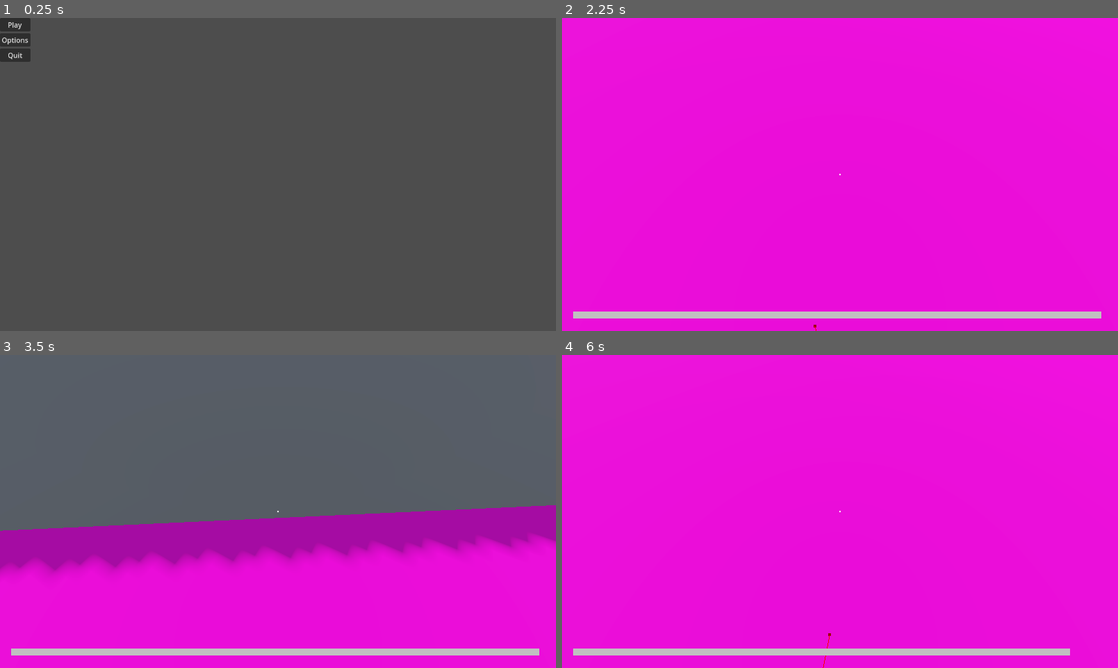
Above: before the commit, frames 1-4 (two rows, left to right).
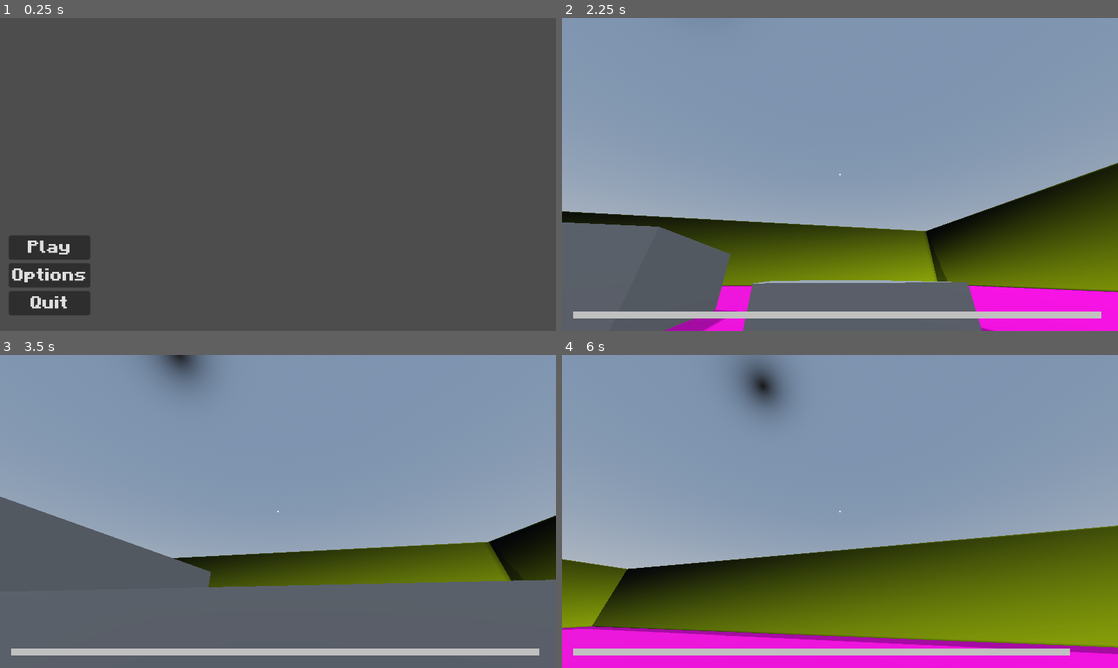
Above: after the commit, the same moments.

Repository: donovanliu1/Final-Project
Game: Godot game, scene res://Scenes/main_menu.tscn
Two runs of this game, one before a commit and one after it. Both use one fixed random seed, a clock stepped at 60 frames per second and the inputs below.
Inputs (mouse positions are in pixels of both pictures, inside the frame that each line leads up to):
- Up to frame 1 (0.25 s): no input
- Up to frame 2 (2.25 s): click "Options" at 0.5 s; click "Play" at 1.25 s; tap Enter (enter, bound only after the commit) at 2 s; move the mouse to (867, 174) at 2.02 s; hold W (forward) from 2.03 s (still down); hold Enter (enter, bound only after the commit) from 2.03 s (still down)
- Up to frame 3 (3.5 s): keep holding W (forward); tap Space (jump) at 2.27, 3.02 s; move the mouse to (250, 511) at 2.77 s; release Enter (enter, bound only after the commit) at 2.78 s; tap Shift (sprint) at 2.85 s; tap Enter (enter, bound only after the commit) at 3.05 s
- Up to frame 4 (6 s): keep holding W (forward); move the mouse to (851, 505) at 3.52 s; hold Enter (enter, bound only after the commit) 3.53-4.28 s; move the mouse to (834, 517) at 4.27 s; tap Enter (enter, bound only after the commit) at 4.35, 5.3, 5.85 s; tap Space (jump) at 4.52, 5.27 s; move the mouse to (878, 514) at 5.02 s; hold Shift (sprint) 5.03-5.78 s; move the mouse to (795, 508) at 5.77 s

The runs differ from the first frame. In frame 1, 3.9% of the frame differs, in the area x 0-17%, y 0-95%; in frame 2, 94%; in frame 3, 97%, in the area x 0-100%, y 0-100%; in frame 4, 91%.

Commit message:
Add files via upload

Diff:
--- a/Scenes/main_menu.tscn
+++ b/Scenes/main_menu.tscn
@@ -1,6 +1,10 @@
-[gd_scene load_steps=2 format=3 uid="uid://cfy6bd44ygmt8"]
+[gd_scene load_steps=4 format=3 uid="uid://cfy6bd44ygmt8"]
 
 [ext_resource type="Script" path="res://Scripts/main_menu.gd" id="1_la1li"]
+[ext_resource type="FontFile" uid="uid://bsk05luxqek5a" path="res://Assets/MinecraftBold-nMK1.otf" id="2_3vr6r"]
+
+[sub_resource type="FontVariation" id="FontVariation_xukni"]
+base_font = ExtResource("2_3vr6r")
 
 [node name="MainMenu" type="Control"]
 layout_mode = 3
@@ -11,26 +15,31 @@
 grow_vertical = 2
 script = ExtResource("1_la1li")
 
-[node name="MarginContainer" type="MarginContainer" parent="."]
+[node name="VBoxContainer" type="VBoxContainer" parent="."]
+texture_filter = 1
 layout_mode = 0
-offset_right = 70.0
-offset_bottom = 101.0
+offset_left = 20.0
+offset_top = 500.0
+offset_right = 90.0
+offset_bottom = 600.0
+scale = Vector2(2, 2)
 
-[node name="VBoxContainer" type="VBoxContainer" parent="MarginContainer"]
+[node name="Play" type="Button" parent="VBoxContainer"]
 layout_mode = 2
-
-[node name="Play" type="Button" parent="MarginContainer/VBoxContainer"]
-layout_mode = 2
+theme_override_fonts/font = SubResource("FontVariation_xukni")
+theme_override_font_sizes/font_size = 20
 text = "Play"
 
-[node name="Options" type="Button" parent="MarginContainer/VBoxContainer"]
+[node name="Options" type="Button" parent="VBoxContainer"]
 layout_mode = 2
+theme_override_fonts/font = ExtResource("2_3vr6r")
+theme_override_font_sizes/font_size = 20
 text = "Options"
 
-[node name="Quit" type="Button" parent="MarginContainer/VBoxContainer"]
+[node name="Quit" type="Button" parent="VBoxContainer"]
 layout_mode = 2
+theme_override_fonts/font = ExtResource("2_3vr6r")
+theme_override_font_sizes/font_size = 20
 text = "Quit"
 
-[connection signal="pressed" from="MarginContainer/VBoxContainer/Play" to="." method="_on_play_pressed"]
-[connection signal="pressed" from="MarginContainer/VBoxContainer/Options" to="." method="_on_options_pressed"]
-[connection signal="pressed" from="MarginContainer/VBoxContainer/Quit" to="." method="_on_quit_pressed"]
+[connection signal="pressed" from="VBoxContainer/Play" to="." method="_on_play_pressed"]
--- a/Scenes/monster.tscn
+++ b/Scenes/monster.tscn
@@ -11,6 +11,8 @@
 size = Vector3(2.5, 2.9, 0)
 
 [node name="Monster" type="CharacterBody3D" groups=["enemy"]]
+collision_layer = 2
+collision_mask = 5
 script = ExtResource("1_ebies")
 
 [node name="RaymondFace" type="Sprite3D" parent="."]
--- a/Scenes/player.tscn
+++ b/Scenes/player.tscn
@@ -9,8 +9,13 @@
 [sub_resource type="ConvexPolygonShape3D" id="ConvexPolygonShape3D_yi0fa"]
 points = PackedVector3Array(-0.125207, -0.532801, -0.480507, 0.0227831, 0.47607, 0.498884, 0.169713, 0.559144, 0.464172 …(924 unchanged characters)…
 
+[sub_resource type="CapsuleShape3D" id="CapsuleShape3D_vccri"]
+radius = 0.6
+height = 2.1
+
 [node name="Player" type="CharacterBody3D"]
 transform = Transform3D(1, 0, 0, 0, 1, 0, 0, 0, 1, 0, 1, 0)
+collision_mask = 5
 script = ExtResource("1_mq7m5")
 
 [node name="MeshInstance3D" type="MeshInstance3D" parent="."]
@@ -44,3 +49,12 @@
 [node name="Sprite2D" type="Sprite2D" parent="Control"]
 position = Vector2(640, 360)
 texture = ExtResource("3_8kltu")
+
+[node name="RaymondDetector" type="Area3D" parent="."]
+collision_mask = 2
+monitorable = false
+
+[node name="CollisionShape3D" type="CollisionShape3D" parent="RaymondDetector"]
+shape = SubResource("CapsuleShape3D_vccri")
+
+[connection signal="body_entered" from="RaymondDetector" to="." method="_on_raymond_detector_body_entered"]
--- a/Scenes/world.tscn
+++ b/Scenes/world.tscn
@@ -1,8 +1,10 @@
-[gd_scene load_steps=12 format=3 uid="uid://co8p3k1m6sie1"]
+[gd_scene load_steps=15 format=3 uid="uid://co8p3k1m6sie1"]
 
 [ext_resource type="Script" path="res://Scripts/world.gd" id="1_625js"]
 [ext_resource type="PackedScene" uid="uid://dgwt0evwfqu2" path="res://Scenes/player.tscn" id="1_afl3j"]
 [ext_resource type="PackedScene" uid="uid://7bdmroqk35ft" path="res://Scenes/monster.tscn" id="2_1whuu"]
+[ext_resource type="FontFile" uid="uid://bsk05luxqek5a" path="res://Assets/MinecraftBold-nMK1.otf" id="4_xd2na"]
+[ext_resource type="Texture2D" uid="uid://bl2ujfpukxkv5" path="res://Assets/IMG_7827.jpg" id="5_ipctu"]
 
 [sub_resource type="ProceduralSkyMaterial" id="ProceduralSkyMaterial_yth4w"]
 sky_horizon_color = Color(0.64625, 0.65575, 0.67075, 1)
@@ -39,6 +41,10 @@
 albedo_color = Color(0.882353, 0.980392, 0, 1)
 albedo_texture = SubResource("GradientTexture2D_tcmko")
 
+[sub_resource type="Theme" id="Theme_uet85"]
+default_font = ExtResource("4_xd2na")
+default_font_size = 20
+
 [node name="World" type="Node3D"]
 script = ExtResource("1_625js")
 
@@ -65,44 +71,111 @@
 [node name="CSGBox3D" type="CSGBox3D" parent="NavigationRegion3D/TestMap"]
 transform = Transform3D(1, 0, 0, 0, 1, 0, 0, 0, 1, 6.6709, -0.4995, -0.5)
 use_collision = true
+collision_layer = 4
+collision_mask = 3
 size = Vector3(80, 0.001, 80)
 material = SubResource("StandardMaterial3D_n3t2q")
 
 [node name="CSGBox3D8" type="CSGBox3D" parent="NavigationRegion3D/TestMap"]
 transform = Transform3D(1, 0, 0, 0, 1, 0, 0, 0, 1, 15.9699, -1.03771, 13.0024)
 use_collision = true
+collision_layer = 4
+collision_mask = 3
 size = Vector3(5, 3, 5)
 
 [node name="CSGBox3D2" type="CSGBox3D" parent="NavigationRegion3D/TestMap"]
 transform = Transform3D(1, 0, 0, 0, 1, 0, 0, 0, 1, 6.59277, 4.53917, 39)
 use_collision = true
+collision_layer = 4
+collision_mask = 3
 size = Vector3(80, 10, 1)
 material = SubResource("StandardMaterial3D_kicxa")
 
 [node name="CSGBox3D3" type="CSGBox3D" parent="NavigationRegion3D/TestMap"]
 transform = Transform3D(-4.37114e-08, 0, 1, 0, 1, 0, -1, 0, -4.37114e-08, 45.5928, 4.53917, -0.999998)
 use_collision = true
+collision_layer = 4
+collision_mask = 3
 size = Vector3(80, 10, 1)
 material = SubResource("StandardMaterial3D_kicxa")
 
 [node name="CSGBox3D4" type="CSGBox3D" parent="NavigationRegion3D/TestMap"]
 transform = Transform3D(-1, 0, -8.74228e-08, 0, 1, 0, 8.74228e-08, 0, -1, 6.59277, 4.53917, -40)
 use_collision = true
+collision_layer = 4
+collision_mask = 3
 size = Vector3(80, 10, 1)
 material = SubResource("StandardMaterial3D_kicxa")
 
 [node name="CSGBox3D5" type="CSGBox3D" parent="NavigationRegion3D/TestMap"]
 transform = Transform3D(1.31134e-07, 0, -1, 0, 1, 0, 1, 0, 1.31134e-07, -32.7994, 4.53917, -1)
 use_collision = true
+collision_layer = 4
+collision_mask = 3
 size = Vector3(80, 10, 1)
 material = SubResource("StandardMaterial3D_kicxa")
 
 [node name="CSGBox3D6" type="CSGBox3D" parent="NavigationRegion3D/TestMap"]
 transform = Transform3D(1, 0, 0, 0, 1, 0, 0, 0, 1, 15.9742, -0.00492692, -1.99709)
 use_collision = true
+collision_layer = 4
+collision_mask = 3
 size = Vector3(5, 5, 5)
 
 [node name="CSGBox3D7" type="CSGBox3D" parent="NavigationRegion3D/TestMap"]
 transform = Transform3D(1, 0, 0, 0, 1, 0, 0, 0, 1, 15.9699, -0.037714, 6.00244)
 use_collision = true
+collision_layer = 4
+collision_mask = 3
 size = Vector3(5, 3, 5)
+
+[node name="UserInterface" type="Control" parent="."]
+layout_mode = 3
+anchors_preset = 15
+anchor_right = 1.0
+anchor_bottom = 1.0
+grow_horizontal = 2
+grow_vertical = 2
+pivot_offset = Vector2(244, -479)
+theme = SubResource("Theme_uet85")
+
+[node name="GameOverScreen" type="Sprite2D" parent="UserInterface"]
+position = Vector2(616, 364)
+scale = Vector2(0.75, 0.3)
+texture = ExtResource("5_ipctu")
+
+[node name="DiedText" type="Label" parent="UserInterface"]
+texture_filter = 1
+layout_mode = 1
+anchors_preset = 4
+anchor_top = 0.5
+anchor_bottom = 0.5
+offset_left = 300.0
+offset_top = -160.0
+offset_right = 436.0
+offset_bottom = -140.0
+grow_vertical = 2
+scale = Vector2(5, 5)
+theme_override_fonts/font = ExtResource("4_xd2na")
+theme_override_font_sizes/font_size = 20
+text = "you died lol"
+horizontal_alignment = 1
+vertical_alignment = 1
+
+[node name="RetryText" type="Label" parent="UserInterface"]
+layout_mode = 1
+anchors_preset = 8
+anchor_left = 0.5
+anchor_top = 0.5
+anchor_right = 0.5
+anchor_bottom = 0.5
+offset_left = -246.0
+offset_top = -30.0
+offset_right = 4.0
+offset_bottom = -10.0
+grow_horizontal = 2
+grow_vertical = 2
+scale = Vector2(2, 2)
+text = "press enter to retry"
+
+[connection signal="hit" from="Player" to="." method="_on_player_hit"]
--- a/Scripts/Player.gd
+++ b/Scripts/Player.gd
@@ -11,7 +11,7 @@
 const STAMINA_MAX = 500
 const STAMINA_WAIT = 2.0
 
-
+signal hit
 
 #view bobbing
 const BOB_FREQ = 2.0
@@ -56,10 +56,8 @@
 	#print("player position:", position)
 	if Input.is_action_pressed("sprint") and is_on_floor() and stamina.value > 0:
 		speed = SPRINT_SPEED
-
 		if pythagorean_theorem(velocity) >= 1:
 			stamina.value -= 35.0 * delta
-
 	elif speed == SPRINT_SPEED and not is_on_floor():
 		if pythagorean_theorem(velocity) >= 1:
 			stamina.value -= 35.0 * delta
@@ -107,3 +105,7 @@
 
 func pythagorean_theorem(velo) -> float:
 	return sqrt(pow(velo.x, 2.0) + pow(velo.z, 2.0))
+
+
+func _on_raymond_detector_body_entered(body):
+	hit.emit()
--- a/Scripts/world.gd
+++ b/Scripts/world.gd
@@ -4,7 +4,10 @@
 
 # Called when the node enters the scene tree for the first time.
 func _ready():
-	pass # Replace with function body.
+	$UserInterface/GameOverScreen.modulate = Color.DIM_GRAY
+	$UserInterface/GameOverScreen.modulate = Color.DIM_GRAY
+	$UserInterface.hide()
+
 
 
 # Called every frame. 'delta' is the elapsed time since the previous frame.
@@ -12,4 +15,21 @@
 	pass
 
 func _physics_process(delta):
+	#if $UserInterface.visible():
+		#get_tree().call_group("enemy", "update_target_location", player.global_transform.origin)
 	get_tree().call_group("enemy", "update_target_location", player.global_transform.origin)
+
+func _unhandled_input(event):
+	if event.is_action_pressed("enter") and $UserInterface.is_visible_in_tree():
+		get_tree().reload_current_scene()
+
+func _on_player_hit():
+	#pass
+	$UserInterface.show()
+
+	var temppos = Vector3.ZERO
+	temppos.x = 10000
+	temppos.y = 10000
+	temppos.z = 10000
+
+	$Monster.position = temppos
--- a/project.godot
+++ b/project.godot
@@ -52,3 +52,19 @@
 "events": [Object(InputEventKey,"resource_local_to_scene":false,"resource_name":"","device":-1,"window_id":0,"alt_press …(182 unchanged characters)…
 ]
 }
+enter={
+"deadzone": 0.5,
+"events": [Object(InputEventKey,"resource_local_to_scene":false,"resource_name":"","device":-1,"window_id":0,"alt_pressed":false,"shift_pressed":false,"ctrl_pressed":false,"meta_pressed":false,"pressed":false,"keycode":0,"physical_keycode":4194309,"key_label":0,"unicode":0,"echo":false,"script":null)
+]
+}
+
+[layer_names]
+
+3d_physics/layer_1="player"
+3d_physics/layer_2="ramod"
+3d_physics/layer_3="map"
+
+[rendering]
+
+viewport/snap_controls_to_pixels=true
+viewport/dynamic_fonts/use_oversampling=true
Binary file added: Assets/MinecraftBold-nMK1.otf
Not shown, added: Assets/MinecraftBold-nMK1.otf.import
Binary file added: Assets/MinecraftBoldItalic-1y1e.otf
Not shown, added: Assets/MinecraftBoldItalic-1y1e.otf.import
Binary file added: Assets/MinecraftItalic-R8Mo.otf
Not shown, added: Assets/MinecraftItalic-R8Mo.otf.import
Binary file added: Assets/MinecraftRegular-Bmg3.otf
Not shown, added: Assets/MinecraftRegular-Bmg3.otf.import
Not shown, changed: Assets/donovanthing_IMG_7827.jpg.import
Not shown: 1 places in Scenes/player.tscn that only renumber resources
